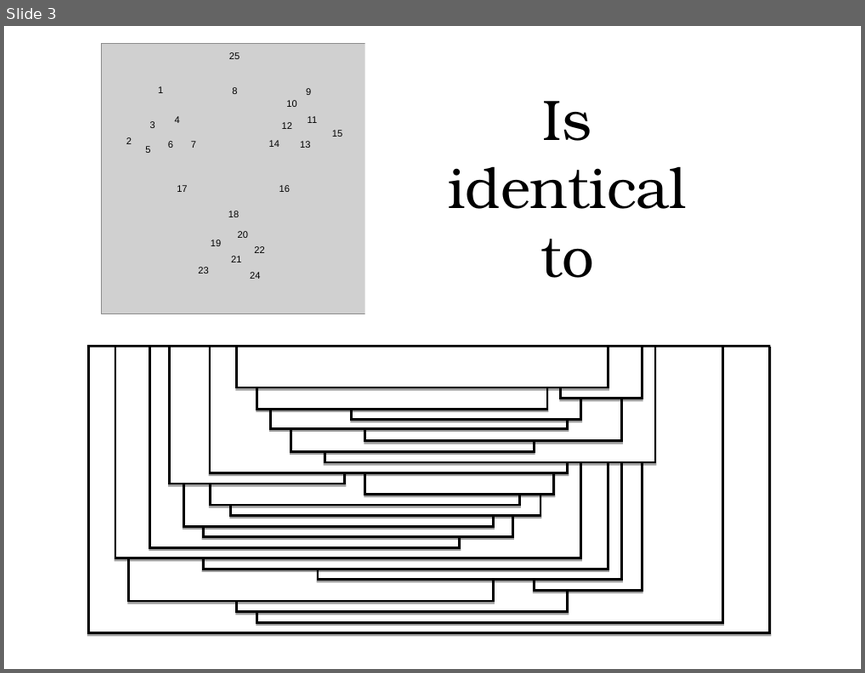
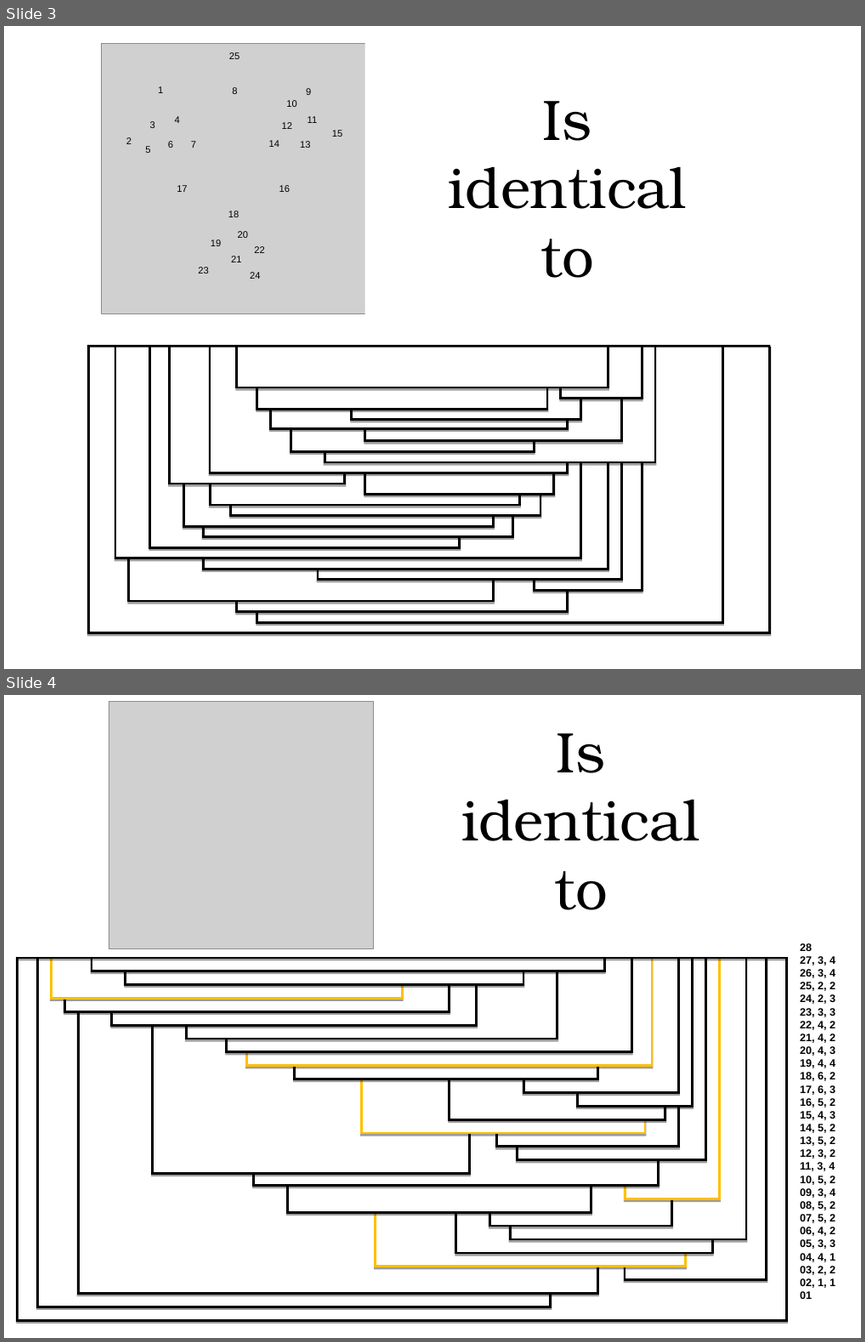
Before and after one commit to stefanutti/maps-coloring-java, a slide deck: ct/ct-docs/ppt/famous-maps.ppt. Shown one above the other, each under a label of ours: slide 3 before the commit, slides 3 and 4 after it. The pictures are 865x673 and 865x1342 pixels, drawn with LibreOffice and Linux fonts; fonts in the diff are those of the drawing; grey boxes stand for pictures. Boxes give left, top, right and bottom in pixels: in the first picture for what was removed or moved away, otherwise in the second. Text is boxed around its words. In the diff, an @@ line names an element or a change of style, - is before the commit and + after.

```diff
--- a/ct/ct-docs/ppt/famous-maps.ppt
+++ b/ct/ct-docs/ppt/famous-maps.ppt
@@ slide 4 added at [4,695,861,1338], background #FFFFFF @@
@@ picture added at [109,702,373,948] @@
@@ rectangle added at [7,732,790,955], fill #FFFFFF, outline #FFFFFF 2.01 pt @@
@@ freeform shape added at [112,739,476,1025], fill #FFFFFF, outline #000000 2.01 pt @@
@@ text added at [461,733,700,910], 48 pt, text #000000 @@
+Is
+identical
+to
@@ freeform shape added at [187,754,557,1038], fill #FFFFFF, outline #000000 2.01 pt @@
@@ freeform shape added at [227,767,632,1052], fill #FFFFFF, outline #000000 2.01 pt @@
@@ freeform shape added at [18,780,787,958], fill #FFFFFF, outline #000000 2.01 pt @@
@@ freeform shape added at [64,794,449,1011], fill #FFFFFF, outline #000000 2.01 pt @@
@@ freeform shape added at [246,780,652,1065], fill #FFFFFF, outline #FFC000 2.01 pt @@
@@ freeform shape added at [294,793,597,1078], fill #FFFFFF, outline #000000 2.01 pt @@
@@ freeform shape added at [52,800,403,998], fill #FFFFFF, outline #FFC000 2.01 pt @@
@@ freeform shape added at [92,807,604,970], fill #FFFFFF, outline #000000 2.01 pt @@
@@ freeform shape added at [126,800,524,985], fill #FFFFFF, outline #000000 2.01 pt @@
@@ freeform shape added at [523,807,678,1093], fill #FFFFFF, outline #000000 2.01 pt @@
@@ freeform shape added at [578,821,692,1106], fill #FFFFFF, outline #000000 2.01 pt @@
@@ freeform shape added at [18,828,787,1320], fill #FFFFFF, outline #000000 2.01 pt @@
@@ freeform shape added at [361,847,645,1133], fill #FFFFFF, outline #FFC000 2.01 pt @@
@@ freeform shape added at [449,834,665,1119], fill #FFFFFF, outline #000000 2.01 pt @@
@@ freeform shape added at [497,861,679,1146], fill #FFFFFF, outline #000000 2.01 pt @@
@@ freeform shape added at [38,874,551,1306], fill #FFFFFF, outline #000000 2.01 pt @@
@@ freeform shape added at [153,888,470,1174], fill #FFFFFF, outline #000000 2.01 pt @@
@@ freeform shape added at [517,875,706,1160], fill #FFFFFF, outline #000000 2.01 pt @@
@@ freeform shape added at [625,888,766,1279], fill #FFFFFF, outline #000000 2.01 pt @@
@@ freeform shape added at [254,899,658,1185], fill #FFFFFF, outline #000000 2.01 pt @@
@@ freeform shape added at [624,913,719,1198], fill #FFFFFF, outline #FFC000 2.01 pt @@
@@ freeform shape added at [78,929,597,1293], fill #FFFFFF, outline #000000 2.01 pt @@
@@ freeform shape added at [287,927,590,1212], fill #FFFFFF, outline #000000 2.01 pt @@
@@ freeform shape added at [490,940,672,1225], fill #FFFFFF, outline #000000 2.01 pt @@
@@ text added at [800,942,835,1299], 9 pt, text #000000, bold @@
+28
+27, 3, 4
+26, 3, 4
+25, 2, 2
+24, 2, 3
+23, 3, 3
+22, 4, 2
+21, 4, 2
+20, 4, 3
+19, 4, 4
+18, 6, 2
+17, 6, 3
+16, 5, 2
+15, 4, 3
+14, 5, 2
+13, 5, 2
+12, 3, 2
+11, 3, 4
+10, 5, 2
+09, 3, 4
+08, 5, 2
+07, 5, 2
+06, 4, 2
+05, 3, 3
+04, 4, 1
+03, 2, 2
+02, 1, 1
+01
@@ freeform shape added at [456,968,713,1253], fill #FFFFFF, outline #000000 2.01 pt @@
@@ freeform shape added at [510,954,746,1240], fill #FFFFFF, outline #000000 2.01 pt @@
@@ freeform shape added at [375,981,686,1266], fill #FFFFFF, outline #FFC000 2.01 pt @@
```
Also in this commit, not shown: 22 other files.
